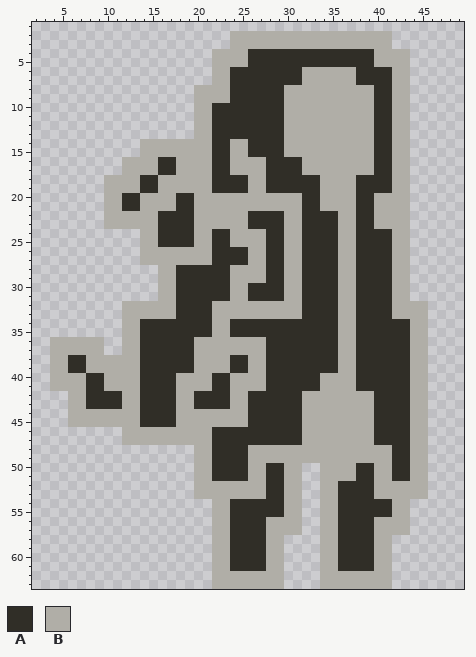
Pixel-art file -- aesprite/player.aseprite. The picture above is the old version.
64x64 pixels, 1 frame. Shown: x 2..49, y 1..63.
Palette (. is transparent): A #302e27  B #b0aea7
Pixels before (only the part around the change), first column x 2:
 1 ................................................
 2 ......................BBBBBBBBBBBBBBBBBB........
 3 ......................BBBBBBBBBBBBBBBBBB........
 4 ....................BBBBAAAAAAAAAAAAAABBBB......
 5 ....................BBBBAAAAAAAAAAAAAABBBB......
 6 ....................BBAAAAAAAABBBBBBAAAABB......
 7 ....................BBAAAAAAAABBBBBBAAAABB......
 8 ..................BBBBAAAAAABBBBBBBBBBAABB......
 9 ..................BBBBAAAAAABBBBBBBBBBAABB......
10 ..................BBAAAAAAAABBBBBBBBBBAABB......
11 ..................BBAAAAAAAABBBBBBBBBBAABB......
12 ..................BBAAAAAAAABBBBBBBBBBAABB......
13 ..................BBAAAAAAAABBBBBBBBBBAABB......
14 ............BBBBBBBBAABBAAAABBBBBBBBBBAABB......
15 ............BBBBBBBBAABBAAAABBBBBBBBBBAABB......
16 ..........BBBBAABBBBAABBBBAAAABBBBBBBBAABB......
17 ..........BBBBAABBBBAABBBBAAAABBBBBBBBAABB......
18 ........BBBBAABBBBBBAAAABBAAAAAABBBBAAAABB......
19 ........BBBBAABBBBBBAAAABBAAAAAABBBBAAAABB......
20 ........BBAABBBBAABBBBBBBBBBBBAABBBBAABBBB......
21 ........BBAABBBBAABBBBBBBBBBBBAABBBBAABBBB......
22 ........BBBBBBAAAABBBBBBAAAABBAAAABBAABBBB......
23 ........BBBBBBAAAABBBBBBAAAABBAAAABBAABBBB......
24 ............BBAAAABBAABBBBAABBAAAABBAAAABB......
25 ............BBAAAABBAABBBBAABBAAAABBAAAABB......
26 ............BBBBBBBBAAAABBAABBAAAABBAAAABB......
27 ............BBBBBBBBAAAABBAABBAAAABBAAAABB......
28 ..............BBAAAAAABBBBAABBAAAABBAAAABB......
29 ..............BBAAAAAABBBBAABBAAAABBAAAABB......
30 ..............BBAAAAAABBAAAABBAAAABBAAAABB......
31 ..............BBAAAAAABBAAAABBAAAABBAAAABB......
32 ..........BBBBBBAAAABBBBBBBBBBAAAABBAAAABBBB....
33 ..........BBBBBBAAAABBBBBBBBBBAAAABBAAAABBBB....
34 ..........BBAAAAAAAABBAAAAAAAAAAAABBAAAAAABB....
35 ..........BBAAAAAAAABBAAAAAAAAAAAABBAAAAAABB....
36 ..BBBBBB..BBAAAAAABBBBBBBBAAAAAAAABBAAAAAABB....
37 ..BBBBBB..BBAAAAAABBBBBBBBAAAAAAAABBAAAAAABB....
38 ..BBAABBBBBBAAAAAABBBBAABBAAAAAAAABBAAAAAABB....
39 ..BBAABBBBBBAAAAAABBBBAABBAAAAAAAABBAAAAAABB....
40 ..BBBBAABBBBAAAABBBBAABBBBAAAAAABBBBAAAAAABB....
41 ..BBBBAABBBBAAAABBBBAABBBBAAAAAABBBBAAAAAABB....
42 ....BBAAAABBAAAABBAAAABBAAAAAABBBBBBBBAAAABB....
43 ....BBAAAABBAAAABBAAAABBAAAAAABBBBBBBBAAAABB....
44 ....BBBBBBBBAAAABBBBBBBBAAAAAABBBBBBBBAAAABB....
45 ....BBBBBBBBAAAABBBBBBBBAAAAAABBBBBBBBAAAABB....
46 ..........BBBBBBBBBBAAAAAAAAAABBBBBBBBAAAABB....
47 ..........BBBBBBBBBBAAAAAAAAAABBBBBBBBAAAABB....
48 ..................BBAAAABBBBBBBBBBBBBBBBAABB....
49 ..................BBAAAABBBBBBBBBBBBBBBBAABB....
50 ..................BBAAAABBAABB..BBBBAABBAABB....
51 ..................BBAAAABBAABB..BBBBAABBAABB....
52 ..................BBBBBBBBAABB..BBAAAABBBBBB....
53 ..................BBBBBBBBAABB..BBAAAABBBBBB....
54 ....................BBAAAAAABB..BBAAAAAABB......
55 ....................BBAAAAAABB..BBAAAAAABB......
56 ....................BBAAAABBBB..BBAAAABBBB......
57 ....................BBAAAABBBB..BBAAAABBBB......
58 ....................BBAAAABB....BBAAAABB........
59 ....................BBAAAABB....BBAAAABB........
60 ....................BBAAAABB....BBAAAABB........
61 ....................BBAAAABB....BBAAAABB........
62 ....................BBBBBBBB....BBBBBBBB........
63 ....................BBBBBBBB....BBBBBBBB........
And afterwards:
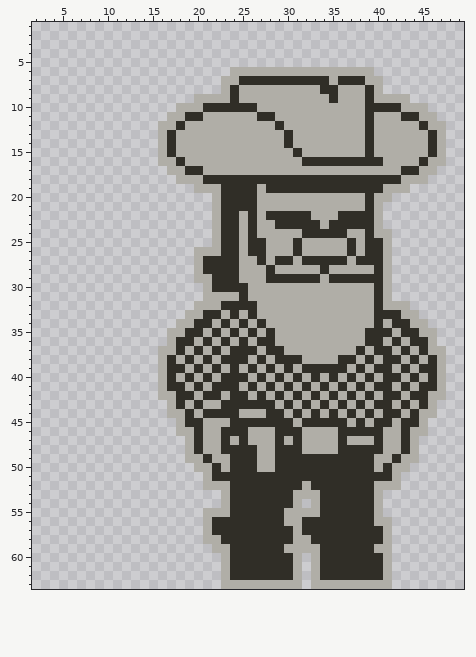
The edit:
layer "New player" added
layer "shirt texture" added
layer "Layer" removed
Changed rows in their new state; - is an unchanged pixel.
first column x 4:
 2 --------------------..................------
 3 --------------------..................------
 4 ------------------......................----
 5 ------------------......................----
 6 ------------------..BBBBBBBB------BB....----
 7 ------------------.-B-------AAA-AA-BB...----
 8 ----------------...--BBBBB----AA---AB...----
 9 ---------------------BBBBB-----A---ABB------
10 --------------BB-A-----BBB---------A--A-BB--
11 -------------BBAA-BBBBB--B---------ABB-AABB-
12 ------------BBAB--BBBBBBB----------ABB--BABB
13 ------------BABB--BBBBBBBBA--------ABB--BBAB
14 ----------..-A----BB--BBBBA--------ABB--BBAB
15 ----------..-A----BB--BBBB-A-------ABB--BBAB
16 --------....BBA---BB----BBBBAAAAAAAA-B--BABB
17 --------.....B-AA-BB----BBBB--------BB-AABB-
18 ------........---A----AA------AAAA----A-BB--
19 ------..........--B---A-------AAAA---B------
20 ------............-AAAA-----BB----B---..----
21 ------............-AAAA-----BB----B--...----
22 ------............-AA--B--AA-BBBAA---...----
23 ------............-AA--BB-AA--B-AA---...----
24 ----------........B-A-A-BB------A-B-BB..----
25 ----------........B-A-AABB-ABBBB-AB--B..----
26 ----------......--B--BAABB-ABBBB-AB--B..----
27 ----------......-A---B-AB-A-----A----B..----
28 ------------....B---A----B--BB-B--BB-B..----
29 ------------....BB--A-----AA--B-AA---B..----
30 ------------.....B--AABBBB--BBBB--BB-B..----
31 ------------.....BBB-ABBBB--BBBB--BB-B..----
32 --------........BB-AAAA-----BBBB--BB-B--..--
33 --------.......BB-A-A-A-----BBBB--BB--A--.--
34 --------......BB---AB-B-BBBBBBBB--BB-B------
35 --------.....BB--BA--B-B-BBBBBBB--B---B-A-B-
36 ......--.....B---A-A-A-A-BBBBBBB--B--B-BAAB-
37 ......--....BB-BA-A-AAA---BBBBBB---B--B--ABB
38 ............B-B--A-A---AB---BBBBAAB-B--BA-AB
39 ............B--BA-A--BA--B-B----A--B--B--AAB
40 ............B--A-AB-AA-AB-B-B--A-AB-B--BA-AB
41 ............B-A-A---A-A--B-B-BA-A--B--B--AAB
42 --..........BBAAB--BAAB-B-B--A-A-A-AB--BAABB
43 --...........BA--BB-AA---B-BA-A-A-A---B--AB-
44 --...........B-A-AAAA-BB--B--A-A-A-AB--BA-B-
45 --............-AA---AA-----BAAAAA-A---B-A---
46 --------......--A-B---BBB-------AAAA-BB-----
47 --------.......-A-B-B-BBB-B-----A----BB--.--
48 ---------------BA-B---A--AAA----AAAAA-B--.--
49 ---------------B-ABB--A--AAAAAAAAAAA---B-.--
50 -------------------B--A-B-AAAAAAAA---ABB..--
51 ----------------.-----AA--AAAAAAAA--AAB...--
52 ----------------.---AAAA--AABAAA-------...--
53 ----------------...-AAAA--A-BBAA-----.....--
54 ------------------.-------A--BAA----B...----
55 -----------------B----------BBAA----B...----
56 -----------------BAA----AA--AAAA------..----
57 -----------------BAA----AAA-AAAA----A-..----
58 -----------------B-A----AAABBAAA----A-------
59 ------------------------AABBBBAA------------
60 ------------------.-----AAAB-BAA----A-------
61 ------------------.-----AAAB-BAA----A-------
62 ------------------.-AAAAAAAB-BAAAAAAA-------
63 ------------------.-------BB-B--------------
